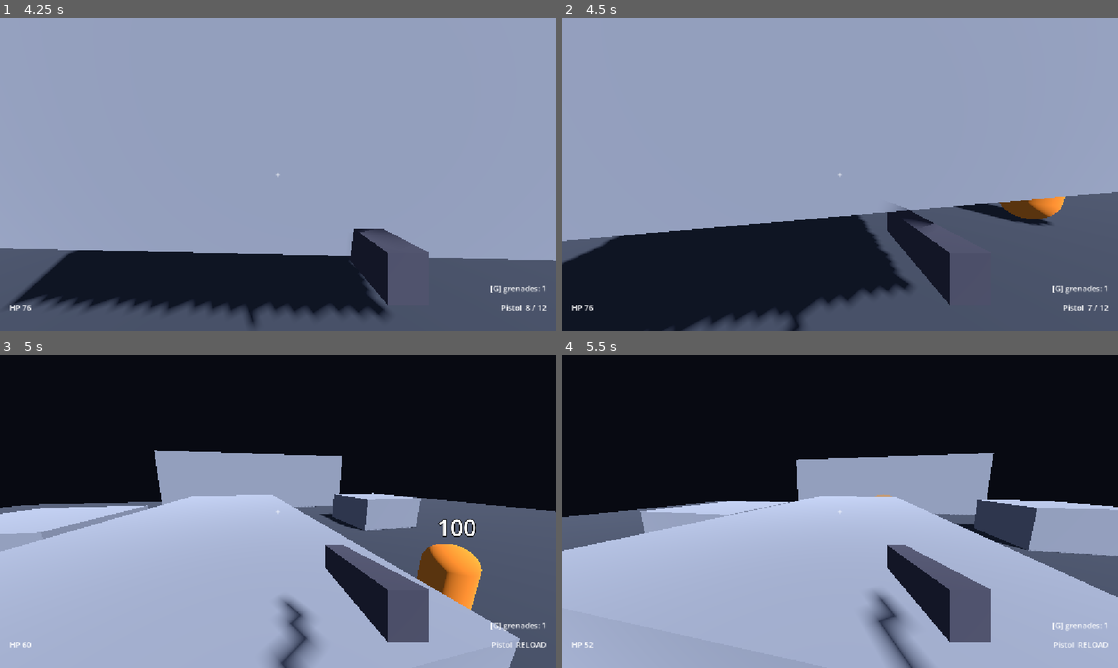
Above: before the commit, frames 1-4 (two rows, left to right).
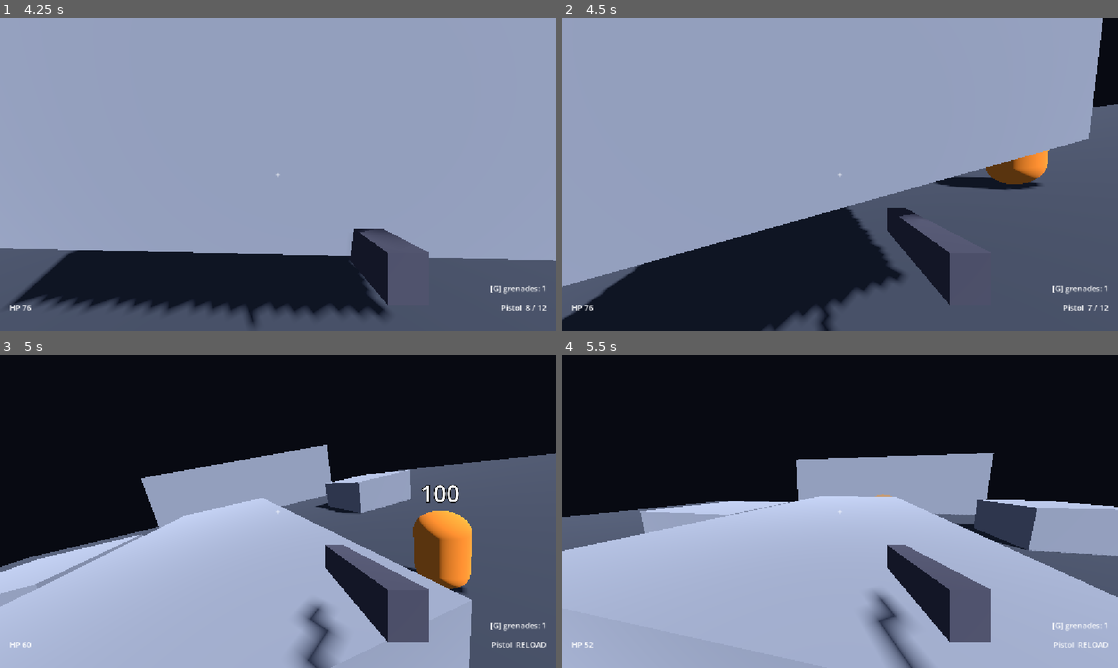
Above: after the commit, the same moments.

Repository: kyaminq-ui/Strata_FPS
Game: Godot game, scene res://game/main.tscn
Same seed, same stepped clock (60 frames per second), same inputs: the game is played once before the commit and once after it.
Inputs (mouse positions are in pixels of both pictures, inside the frame that each line leads up to):
- Up to frame 1 (4.25 s): click "Solo" at 0.5 s; tap Enter at 1.25 s; move the mouse to (305, 174) at 1.27 s; hold W (move_forward) from 1.28 s (still down); tap Shift (dash) at 1.35 s; click (305, 174) at 1.42 s; tap Space (jump) at 1.52, 1.82, 2.27, 2.57, 3.5, 3.77, 4.07 s; move the mouse to (250, 174) at 2.02 s; click (250, 174) at 2.1 s; move the mouse to (289, 168) at 2.77 s; tap G (grenade) at 2.85 s; click (289, 168) at 2.92 s; move the mouse to (272, 180) at 3.52 s; tap F (interact, bound only after the commit) at 3.6 s; click (272, 180) at 3.67 s
- Up to frame 2 (4.5 s): keep holding W (move_forward); move the mouse to (878, 177) at 4.27 s; hold E (interact, bound only before the commit) from 4.28 s (still down); click (878, 177) at 4.42 s
- Up to frame 3 (5 s): keep holding W (move_forward); keep holding E (interact, bound only before the commit); tap Space (jump) at 4.52, 4.82 s; tap R (reload) at 4.9 s
- Up to frame 4 (5.5 s): keep holding W (move_forward); move the mouse to (795, 508) at 5.02 s; release E (interact, bound only before the commit) at 5.03 s; tap V (melee) at 5.1 s; click (795, 508) at 5.17 s; tap Space (jump) at 5.27 s

Frame 1 is identical in both runs. In frame 2, 14% of the frame differs, in the area x 0-100%, y 0-100%; in frame 3, 18%, in the area x 0-100%, y 28-100%; in frame 4, less than 0.1%.

Commit message:
Phase 4.0: lean left/right (Q/E, mouse buttons), replicated, wall-limited; interact moves to F
Co-Authored-By: Claude Sonnet 5 <noreply@anthropic.com>

Diff:
--- a/game/player/movement_config.gd
+++ b/game/player/movement_config.gd
@@ -48,6 +48,12 @@
 @export var wall_jump_push: float = 6.0
 @export var wall_jump_height: float = 1.6
 
+@export_group("Lean")
+@export var lean_offset: float = 0.35  # décalage latéral de la tête (m)
+@export var lean_roll_degrees: float = 12.0
+@export var lean_speed: float = 14.0  # lissage (1/s)
+@export var lean_wall_margin: float = 0.25  # distance gardée avec un mur en se penchant
+
 @export_group("Regard")
 @export var mouse_sensitivity: float = 0.0022
 @export var max_pitch_degrees: float = 89.0
--- a/game/player/player.gd
+++ b/game/player/player.gd
@@ -20,6 +20,7 @@
 var net_crouched: bool
 var net_weapon := 0  # index dans WeaponController.loadout
 var net_dashing := false  # dash récent (fenêtre dash -> mêlée), lu par le host
+var net_lean := 0.0  # penchement cible -1..1 (PlayerLean)
 
 ## Lus par les états de mouvement (autorité seulement).
 var wish_dir := Vector3.ZERO
--- a/game/player/player.tscn
+++ b/game/player/player.tscn
@@ -4,6 +4,7 @@
 [ext_resource type="Resource" path="res://game/player/default_movement.tres" id="2"]
 [ext_resource type="Script" path="res://game/player/player_crouch.gd" id="3"]
 [ext_resource type="Script" path="res://game/player/state_crouch.gd" id="crouch_state"]
+[ext_resource type="Script" path="res://game/player/player_lean.gd" id="lean"]
 [ext_resource type="Script" path="res://game/player/state_walk.gd" id="4"]
 [ext_resource type="Script" path="res://game/player/state_dash.gd" id="5"]
 [ext_resource type="Script" path="res://game/player/state_slide.gd" id="6"]
@@ -61,6 +62,9 @@
 properties/5/path = NodePath(".:net_dashing")
 properties/5/spawn = false
 properties/5/replication_mode = 1
+properties/6/path = NodePath(".:net_lean")
+properties/6/spawn = false
+properties/6/replication_mode = 1
 
 [sub_resource type="SceneReplicationConfig" id="server_replication"]
 properties/0/path = NodePath("Health:health")
@@ -136,6 +140,12 @@
 head = NodePath("../Head")
 body_mesh = NodePath("../BodyMesh")
 
+[node name="Lean" type="Node" parent="." node_paths=PackedStringArray("head", "body_mesh")]
+script = ExtResource("lean")
+config = ExtResource("2")
+head = NodePath("../Head")
+body_mesh = NodePath("../BodyMesh")
+
 [node name="States" type="Node" parent="."]
 
 [node name="Walk" type="Node" parent="States"]
--- /dev/null
+++ b/game/player/player_lean.gd
@@ -0,0 +1,49 @@
+class_name PlayerLean
+extends Node
+## Penchement gauche/droite (maintenu). L'autorité lit l'input, limite le décalage contre les murs et
+## écrit la cible dans Player.net_lean ; tous les peers lissent puis décalent/inclinent la tête et le mesh.
+
+@export var config: MovementConfig
+@export var head: Node3D
+@export var body_mesh: MeshInstance3D
+
+var _player: Player
+var _goal := 0.0  # cible -1 (gauche) .. 1 (droite), déjà limitée par les murs
+var _lean := 0.0  # valeur lissée affichée
+
+
+func _ready() -> void:
+	_player = get_parent()
+
+
+func _physics_process(_delta: float) -> void:
+	if not _player.is_multiplayer_authority():
+		return
+	var side := 0.0
+	if _player.can_act():
+		side = Input.get_axis("lean_left", "lean_right")
+	_goal = side * _free_ratio(side) if side != 0.0 else 0.0
+	_player.net_lean = _goal
+
+
+func _process(delta: float) -> void:
+	if not _player.is_multiplayer_authority():
+		_goal = _player.net_lean
+	_lean = lerpf(_lean, _goal, 1.0 - exp(-config.lean_speed * delta))
+	head.position.x = _lean * config.lean_offset
+	var roll := -deg_to_rad(_lean * config.lean_roll_degrees)  # roulis positif = vers la gauche
+	head.rotation.z = roll
+	body_mesh.rotation.z = roll
+
+
+## Part du décalage complet possible du côté demandé (0..1) avant de heurter un mur.
+func _free_ratio(side: float) -> float:
+	var from := _player.global_position + Vector3.UP * head.position.y
+	var reach := config.lean_offset + config.lean_wall_margin
+	var to := from + _player.global_basis.x * signf(side) * reach
+	var query := PhysicsRayQueryParameters3D.create(from, to, 1)
+	var hit := _player.get_world_3d().direct_space_state.intersect_ray(query)
+	if hit.is_empty():
+		return 1.0
+	var free := from.distance_to(hit.position) - config.lean_wall_margin
+	return clampf(free / config.lean_offset, 0.0, 1.0)
--- a/project.godot
+++ b/project.godot
@@ -78,7 +78,15 @@
 
 interact={
 "deadzone": 0.2,
-"events": [Object(InputEventKey,"resource_local_to_scene":fa …(140 unchanged characters)… d":false,"keycode":0,"physical_keycode":69,"key_label":0,"unicode":0,"location":0,"echo":false,"script":null)]
+"events": [Object(InputEventKey,"resource_local_to_scene":fa …(140 unchanged characters)… d":false,"keycode":0,"physical_keycode":70,"key_label":0,"unicode":0,"location":0,"echo":false,"script":null)]
+}
+lean_left={
+"deadzone": 0.2,
+"events": [Object(InputEventKey,"resource_local_to_scene":false,"resource_name":"","device":-1,"window_id":0,"alt_pressed":false,"shift_pressed":false,"ctrl_pressed":false,"meta_pressed":false,"pressed":false,"keycode":0,"physical_keycode":81,"key_label":0,"unicode":0,"location":0,"echo":false,"script":null), Object(InputEventMouseButton,"resource_local_to_scene":false,"resource_name":"","device":-1,"window_id":0,"alt_pressed":false,"shift_pressed":false,"ctrl_pressed":false,"meta_pressed":false,"button_mask":4,"position":Vector2(0, 0),"global_position":Vector2(0, 0),"factor":1.0,"button_index":3,"canceled":false,"pressed":true,"double_click":false,"script":null)]
+}
+lean_right={
+"deadzone": 0.2,
+"events": [Object(InputEventKey,"resource_local_to_scene":false,"resource_name":"","device":-1,"window_id":0,"alt_pressed":false,"shift_pressed":false,"ctrl_pressed":false,"meta_pressed":false,"pressed":false,"keycode":0,"physical_keycode":69,"key_label":0,"unicode":0,"location":0,"echo":false,"script":null), Object(InputEventMouseButton,"resource_local_to_scene":false,"resource_name":"","device":-1,"window_id":0,"alt_pressed":false,"shift_pressed":false,"ctrl_pressed":false,"meta_pressed":false,"button_mask":128,"position":Vector2(0, 0),"global_position":Vector2(0, 0),"factor":1.0,"button_index":8,"canceled":false,"pressed":true,"double_click":false,"script":null)]
 }
 
 weapon_1={
--- /dev/null
+++ b/tests/net_probe_lean.gd
@@ -0,0 +1,38 @@
+extends SceneTree
+## Sonde réseau (headless) : le client se penche à droite (lean_right maintenu) pendant 3 s, puis à gauche 2 s.
+## Le client affiche aussi ce qu'il voit du host (net_lean, décalage de tête) pour tester la réplication inverse.
+## Usage : godot --headless --path . -s tests/net_probe_lean.gd -- --join=127.0.0.1
+
+const SETTLE_SECONDS := 2.0
+const RIGHT_SECONDS := 3.0
+const LEFT_SECONDS := 2.0
+
+var _elapsed := 0.0
+var _next_log := 0.0
+var _main: Node
+
+
+func _initialize() -> void:
+	_main = load("res://game/main.tscn").instantiate()
+	root.add_child(_main)
+
+
+func _process(delta: float) -> bool:
+	_elapsed += delta
+	var t := _elapsed - SETTLE_SECONDS
+	if t >= 0.0 and t < RIGHT_SECONDS:
+		Input.action_press("lean_right")
+	elif t >= RIGHT_SECONDS and t < RIGHT_SECONDS + LEFT_SECONDS:
+		Input.action_release("lean_right")
+		Input.action_press("lean_left")
+	else:
+		Input.action_release("lean_left")
+	if _elapsed >= _next_log:
+		_next_log += 1.0
+		for p in get_nodes_in_group("players"):
+			print("[probe lean] t=%.1f player=%s mine=%s net_lean=%.2f head_x=%.2f roll=%.1f pos=%s act=%s" % [
+				_elapsed, p.name, p.is_multiplayer_authority(), p.net_lean, p.get_node("Head").position.x,
+				rad_to_deg(p.get_node("Head").rotation.z), p.global_position, p.can_act()])
+	if _elapsed >= SETTLE_SECONDS + RIGHT_SECONDS + LEFT_SECONDS + 1.0:
+		quit()
+	return false
Not shown, added: game/player/player_lean.gd.uid
Not shown, changed: docs/DECISIONS.md
Not shown, changed: docs/MOVEMENT_METRICS.md
Not shown, changed: docs/NETWORK.md
Not shown, changed: docs/NEXTSTEPS.md
Not shown, changed: docs/TASKS.md
